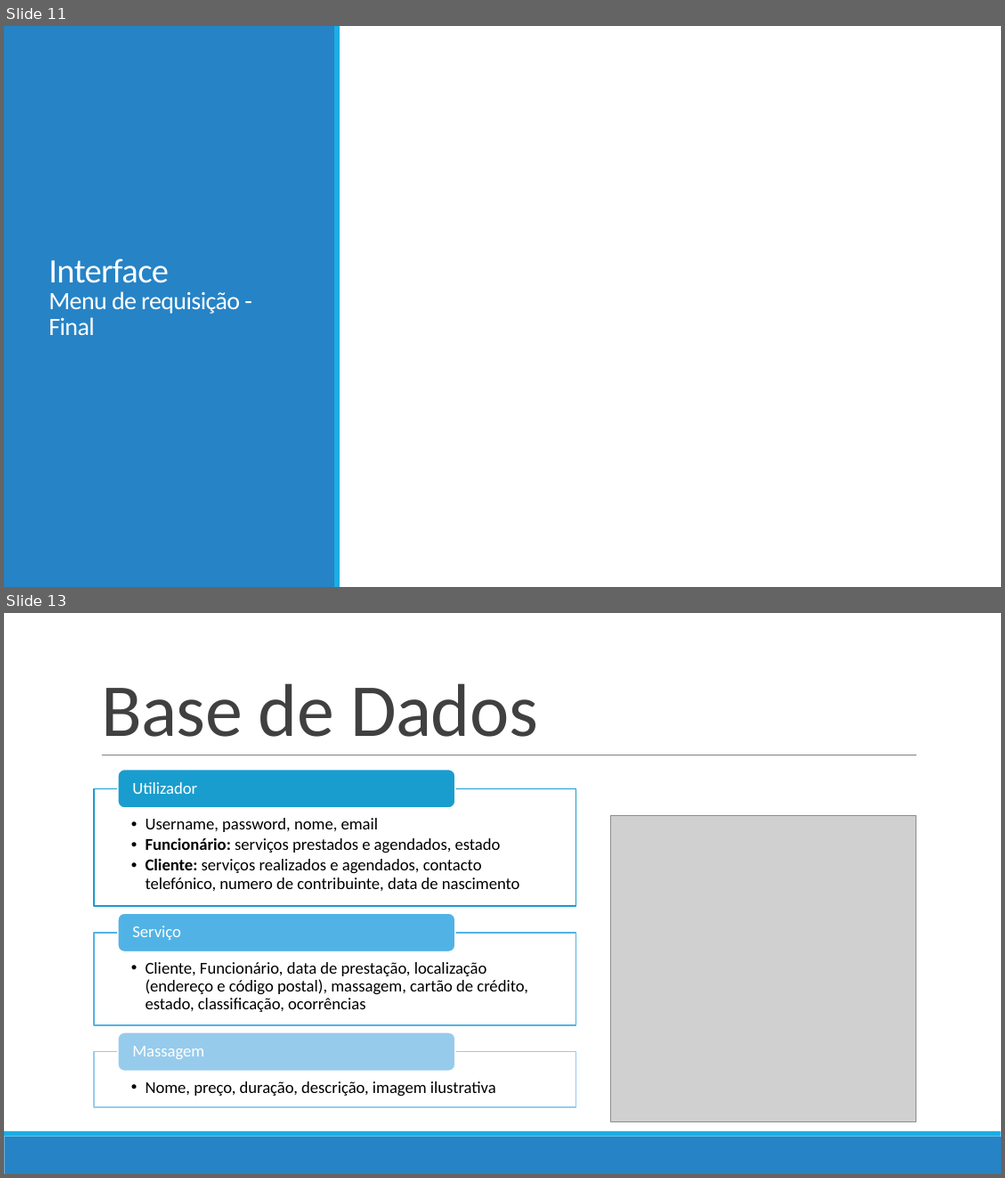
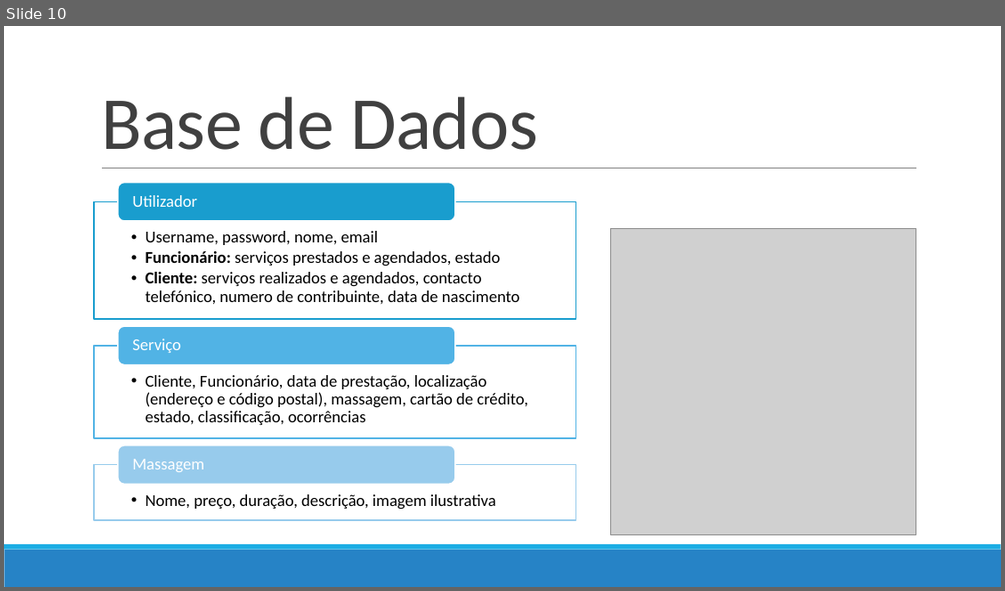
Before and after one commit to ruicalheno133/home-massage, a slide deck: Parte_III/Apresentação 3.pptx. Shown one above the other, each under a label of ours: slides 11 and 13 before the commit, slide 10 after it; the slides between them are not shown. The pictures are 1005x1178 and 1005x591 pixels, drawn with LibreOffice and Linux fonts; fonts in the diff are those of the drawing; grey boxes stand for pictures. Boxes give left, top, right and bottom in pixels: in the first picture for what was removed or moved away, otherwise in the second. Text is boxed around its words. In the diff, an @@ line names an element or a change of style, - is before the commit and + after.

```diff
--- a/Parte_III/Apresentação 3.pptx
+++ b/Parte_III/Apresentação 3.pptx
@@ slide 11 removed at (x1=4, y1=26, x2=1001, y2=587), background #FFFFFF @@
@@ rectangle removed at (x1=4, y1=26, x2=335, y2=587) @@
@@ rectangle removed at (x1=334, y1=26, x2=340, y2=587) @@
@@ title removed at (x1=48, y1=258, x2=240, y2=335) @@
-Interface
-Menu de requisição - Final
@@ what was slide 13 is now slide 10 @@
```
Also in this commit, not shown: 4 slides changed, 4 slides added, 5 other slides removed.
